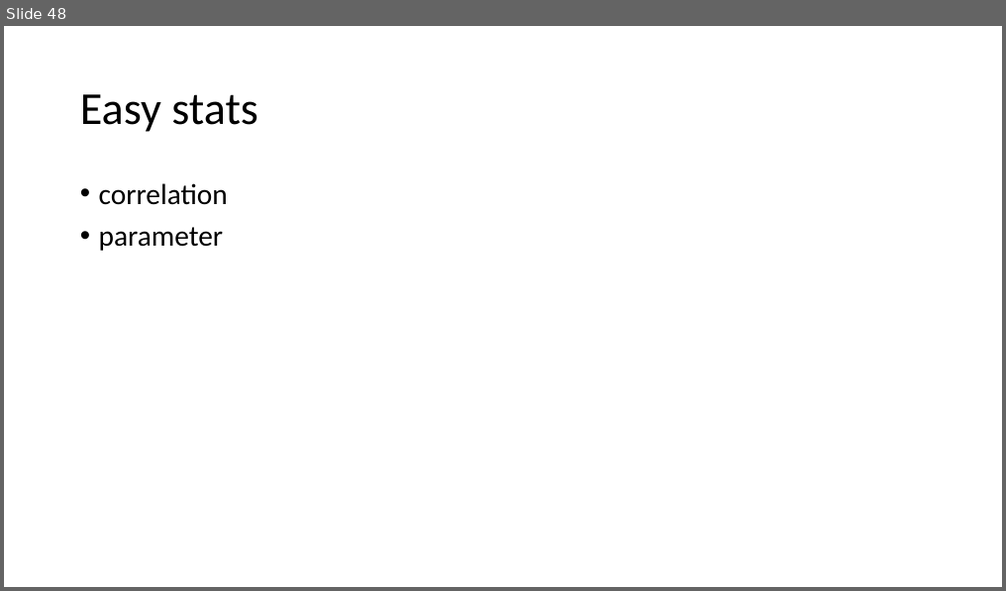
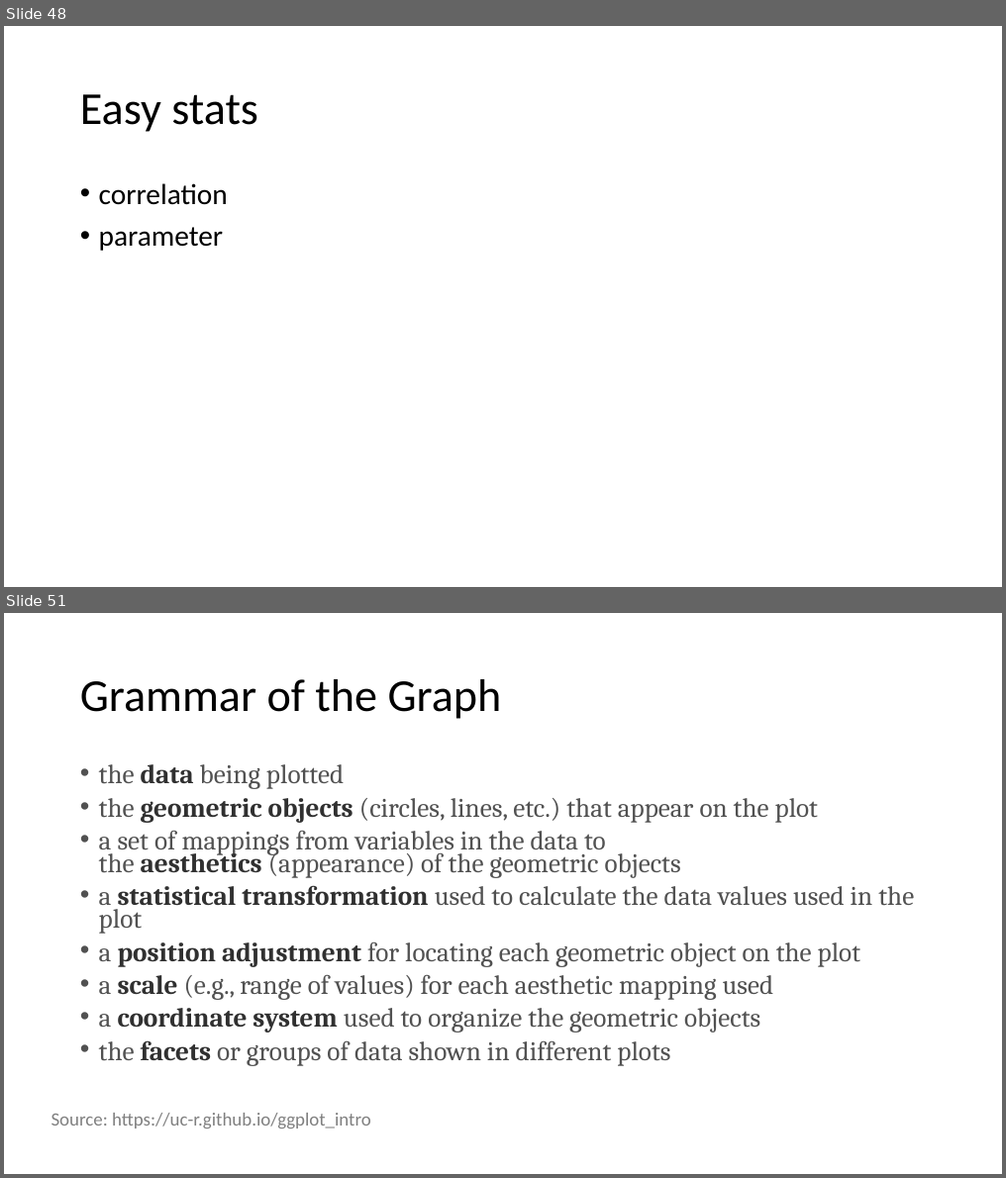
Before and after one commit to ruampimentel/SPSS_to_R, a slide deck: Slides - SPSS to R.pptx. Shown one above the other, each under a label of ours: slide 48 before the commit, slides 48 and 51 after it; the slides between them are not shown. The pictures are 1006x591 and 1006x1178 pixels, drawn with LibreOffice and Linux fonts; fonts in the diff are those of the drawing. Boxes give left, top, right and bottom in pixels: in the first picture for what was removed or moved away, otherwise in the second. Text is boxed around its words. In the diff, an @@ line names an element or a change of style, - is before the commit and + after.

Commit message:
plotting with ggplot2

```diff
--- a/Slides - SPSS to R.pptx
+++ b/Slides - SPSS to R.pptx
@@ slide 51 added at (x1=4, y1=613, x2=1002, y2=1174), background #FFFFFF @@
@@ title added at (x1=80, y1=679, x2=502, y2=719), 44 pt, text #000000 @@
+Grammar of the Graph
@@ text added at (x1=99, y1=764, x2=914, y2=1066), 25.9 pt, text #515151 @@
+• the data being plotted
+• the geometric objects (circles, lines, etc.) that appear on the plot
+• a set of mappings from variables in the data to the aesthetics (appearance) of the geometric objects
+• a statistical transformation used to calculate the data values used in the plot
+• a position adjustment for locating each geometric object on the plot
+• a scale (e.g., range of values) for each aesthetic mapping used
+• a coordinate system used to organize the geometric objects
+• the facets or groups of data shown in different plots
@@ text added at (x1=52, y1=1113, x2=371, y2=1129), 18 pt, text #808080 @@
+Source: https://uc-r.github.io/ggplot_intro
```
Also in this commit, not shown: 3 other slides added, 6 other files.
